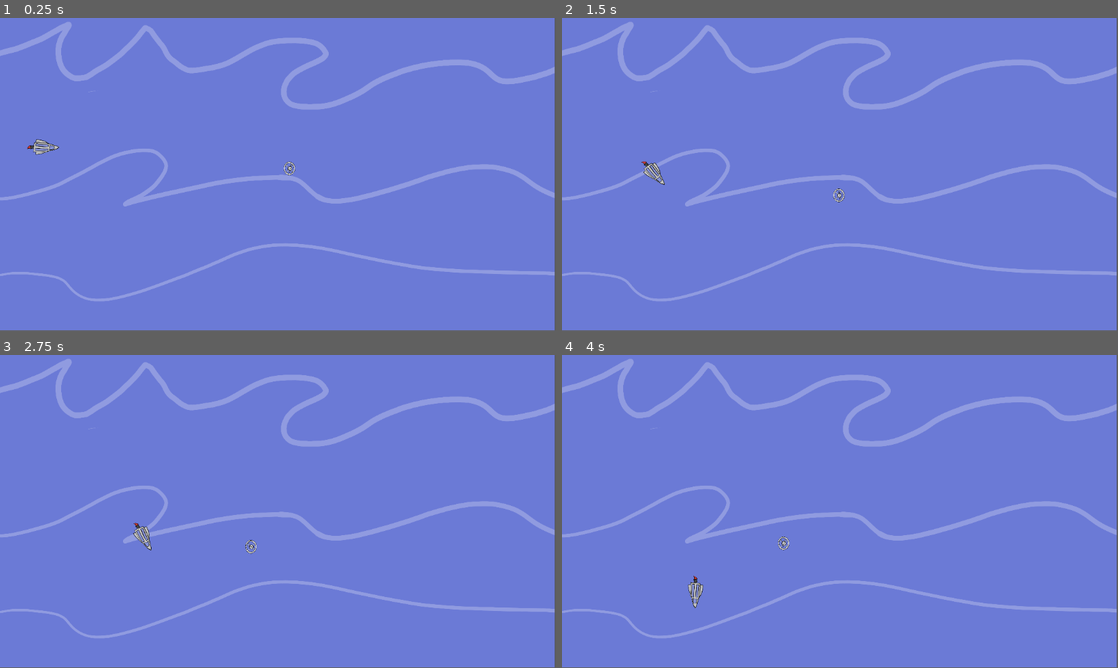
Above: before the commit, frames 1-4 (two rows, left to right).
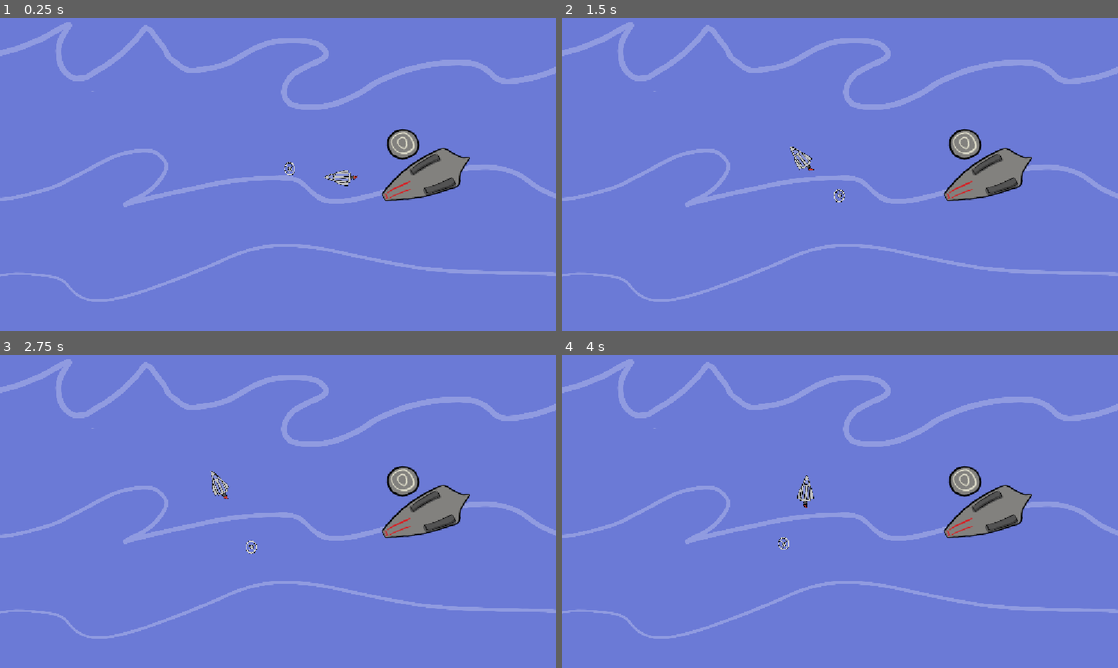
Above: after the commit, the same moments.

Repository: ecleaver/GoDot-GameCourse
Game: Godot game, scene res://Scenes/Ocean/Ocean.tscn
Two runs of this game, one before a commit and one after it. Both use one fixed random seed, a clock stepped at 60 frames per second and the inputs below.
Inputs:
- Up to frame 1 (0.25 s): no input
- Up to frame 2 (1.5 s): tap Enter (ui_accept) at 0.5, 0.6, 0.77, 1.07, 1.35 s; hold Right (ui_right) 0.53-1.28 s; hold Left (ui_left) from 1.28 s (still down)
- Up to frame 3 (2.75 s): tap Enter (ui_accept) at 1.52, 1.82, 2.1 s; release Left (ui_left) at 2.03 s; hold Right (ui_right) from 2.03 s (still down)
- Up to frame 4 (4 s): tap Enter (ui_accept) at 2.85, 3.02, 3.32, 3.6, 3.77 s; release Right (ui_right) at 3.53 s; hold Left (ui_left) from 3.53 s (still down)
The window is 799x449 before the commit and 800x450 after it. Grey fills any space a smaller window leaves; there, only what the larger window draws over its background counts as a difference.

The runs differ from the first frame. In frame 1, 3.1% of the frame differs, in the area x 0-100%, y 0-100%; in frame 2, 3.1%; in frame 3, 3.1%; in frame 4, 3.1%.

Commit message:
Added notes on scale

Diff:
--- a/foundations/Scenes/Ocean/Ocean.gd
+++ b/foundations/Scenes/Ocean/Ocean.gd
@@ -1,6 +1,6 @@
 extends Node2D
 
-@onready var plane: AnimatedSprite2D = $PlaneAnimated2d
+@onready var plane: AnimatedSprite2D = %PlaneAnimated2d
 @onready var hilcopper: AnimatedSprite2D = $HilcopperAnimated2d
 @onready var eatingsound: AudioStreamPlayer = $Eatingsound
 @onready var radius = 100
@@ -22,24 +22,24 @@
 
 # Called every frame. 'delta' is the elapsed time since the previous frame.
 func _process(delta: float) -> void:
-	if (plane.position.x > 30 and plane.position.x < 1120 and plane.position.y > 30 and plane.position.y < 620):
-		plane.move_local_x(-100 * delta)
-	elif plane.position.x <= 40 :
-		plane.position.x += 120 * delta
+	if (plane.global_position.x > 30 and plane.global_position.x < 1120 and plane.global_position.y > 30 and plane.global_position.y < 620):
+		plane.move_local_x(-100 * delta, false)
+	elif plane.global_position.x <= 40 :
+		plane.global_position.x += 120 * delta
 		plane.rotate(180 * delta)
-	elif plane.position.x >= 1100:
-		plane.position.x -= 120 * delta
+	elif plane.global_position.x >= 1100:
+		plane.global_position.x -= 120 * delta
 		plane.rotate(180 * delta)
-	elif plane.position.y <= 30:
-		plane.position.y += 120 * delta
+	elif plane.global_position.y <= 30:
+		plane.global_position.y += 120 * delta
 		plane.rotate(180 * delta)
-	elif plane.position.y >= 600:
-		plane.position.y -= 120 * delta
+	elif plane.global_position.y >= 600:
+		plane.global_position.y -= 120 * delta
 		plane.rotate(180 * delta)
 
-	"
-		Delta needs to be outside ofthe fuctnion and passed in
-	"
+
+	#Delta needs to be outside of the fuctnion and passed in
+
 	angle += speed * get_process_delta_time()
 	createCircle(hilcopper, radius, angle, pos_x, pos_y)
 
@@ -50,6 +50,7 @@
 
 	if Input.is_action_just_pressed("ui_accept"):
 		print("space")
-		eatingsound.play()
+		#eatingsound.play()
+		plane.global_position = Vector2(pos_x, pos_y)
 
 	pass
--- a/foundations/Scenes/Ocean/Ocean.tscn
+++ b/foundations/Scenes/Ocean/Ocean.tscn
@@ -16,31 +16,12 @@
 [ext_resource type="Texture2D" uid="uid://fncgoey4xg14" path="res://Assets/Hilcopper/frame0006.png" id="14_nlosn"]
 [ext_resource type="Texture2D" uid="uid://v8h8j1epg4ot" path="res://Assets/Hilcopper/frame0007.png" id="15_jl0fg"]
 [ext_resource type="Texture2D" uid="uid://drx3impsw3hml" path="res://Assets/Hilcopper/frame0008.png" id="16_88bbu"]
+[ext_resource type="Texture2D" uid="uid://i4ululpdf10x" path="res://Assets/Carrier.png" id="17_5eu54"]
 [ext_resource type="Texture2D" uid="uid://c70bcqs66hwlo" path="res://Assets/Hilcopper/frame0009.png" id="17_fqbm0"]
 [ext_resource type="Texture2D" uid="uid://fasba7inv6y3" path="res://Assets/Hilcopper/frame0010.png" id="18_0e6ud"]
 [ext_resource type="Texture2D" uid="uid://bks85btbmecs5" path="res://Assets/Hilcopper/frame0011.png" id="19_rkmw7"]
 [ext_resource type="Script" uid="uid://b0urb0ncam3go" path="res://Scenes/Ocean/hilcopper_animated_2d.gd" id="20_78tsg"]
 [ext_resource type="AudioStream" uid="uid://bfs1jatnayjp0" path="res://Assets/Sounds/eating.wav" id="21_pldd8"]
-
-[sub_resource type="SpriteFrames" id="SpriteFrames_qeolc"]
-animations = [{
-"frames": [{
-"duration": 1.0,
-"texture": ExtResource("2_4wd1y")
-}, {
-"duration": 1.0,
-"texture": ExtResource("3_qeolc")
-}, {
-"duration": 1.0,
-"texture": ExtResource("4_1ygjh")
-}, {
-"duration": 1.0,
-"texture": ExtResource("5_o5t8f")
-}],
-"loop": true,
-"name": &"plane",
-"speed": 5.0
-}]
 
 [sub_resource type="SpriteFrames" id="SpriteFrames_pdbfg"]
 animations = [{
@@ -86,6 +67,26 @@
 "speed": 8.0
 }]
 
+[sub_resource type="SpriteFrames" id="SpriteFrames_qeolc"]
+animations = [{
+"frames": [{
+"duration": 1.0,
+"texture": ExtResource("2_4wd1y")
+}, {
+"duration": 1.0,
+"texture": ExtResource("3_qeolc")
+}, {
+"duration": 1.0,
+"texture": ExtResource("4_1ygjh")
+}, {
+"duration": 1.0,
+"texture": ExtResource("5_o5t8f")
+}],
+"loop": true,
+"name": &"plane",
+"speed": 5.0
+}]
+
 [node name="Ocean" type="Node2D" unique_id=678164067]
 script = ExtResource("1_y20wh")
 
@@ -94,16 +95,8 @@
 scale = Vector2(0.30078125, 0.30046296)
 texture = ExtResource("1_t11xa")
 
-[node name="PlaneAnimated2d" type="AnimatedSprite2D" parent="." unique_id=22825262]
-position = Vector2(66, 267)
-rotation = 3.1479924
-scale = Vector2(0.28206307, 0.28206307)
-sprite_frames = SubResource("SpriteFrames_qeolc")
-animation = &"plane"
-script = ExtResource("7_4wd1y")
-
 [node name="HilcopperAnimated2d" type="AnimatedSprite2D" parent="." unique_id=998153001]
-position = Vector2(625, 194)
+position = Vector2(352, 98.00001)
 rotation = 1.5707964
 scale = Vector2(-0.18177292, 0.14984599)
 sprite_frames = SubResource("SpriteFrames_pdbfg")
@@ -112,3 +105,19 @@
 
 [node name="Eatingsound" type="AudioStreamPlayer" parent="." unique_id=1806506988]
 stream = ExtResource("21_pldd8")
+
+[node name="Carrier" type="Sprite2D" parent="." unique_id=1753525612]
+position = Vector2(894.00006, 308)
+rotation = -0.3937725
+scale = Vector2(1, 0.952)
+texture = ExtResource("17_5eu54")
+
+[node name="PlaneAnimated2d" type="AnimatedSprite2D" parent="Carrier" unique_id=22825262]
+unique_name_in_owner = true
+position = Vector2(-161.72293, -43.71492)
+rotation = -2.7234807
+scale = Vector2(-0.3, -0.31)
+skew = -0.035276055
+sprite_frames = SubResource("SpriteFrames_qeolc")
+animation = &"plane"
+script = ExtResource("7_4wd1y")
--- a/foundations/project.godot
+++ b/foundations/project.godot
@@ -14,6 +14,11 @@
 run/main_scene="uid://dme6rb7r3k85k"
 config/features=PackedStringArray("4.6", "Mobile")
 config/icon="res://Assets/icon.svg"
+
+[display]
+
+window/stretch/mode="canvas_items"
+window/stretch/aspect="ignore"
 
 [dotnet]
 
